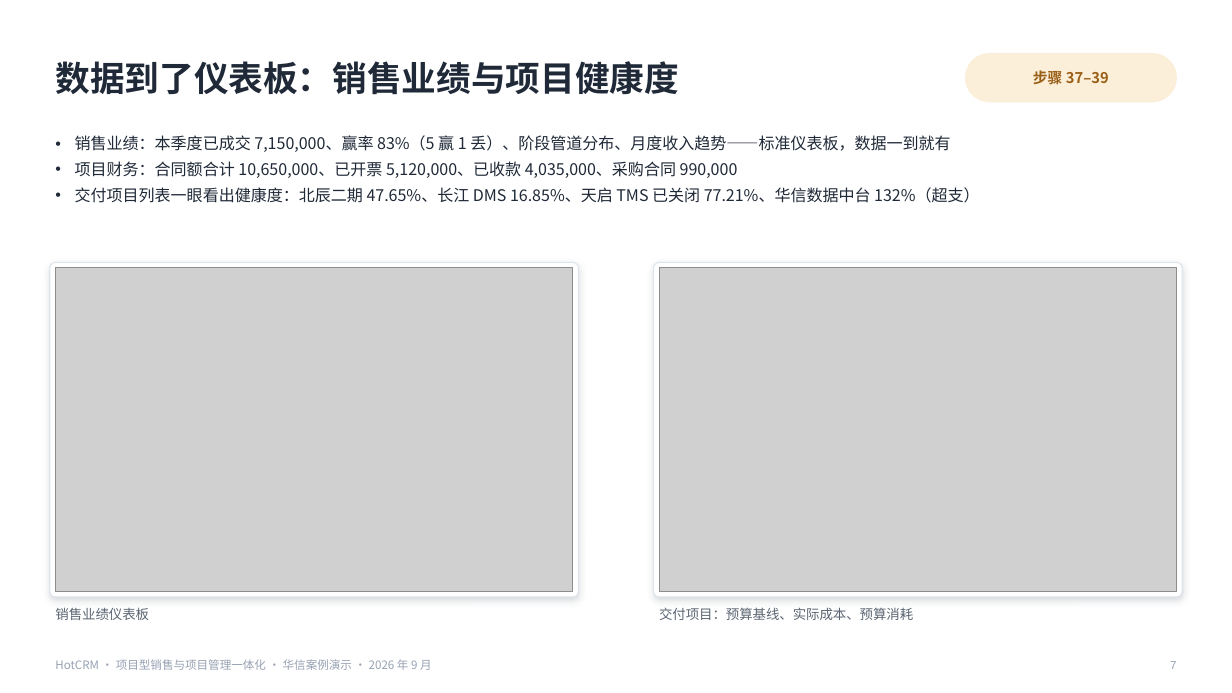
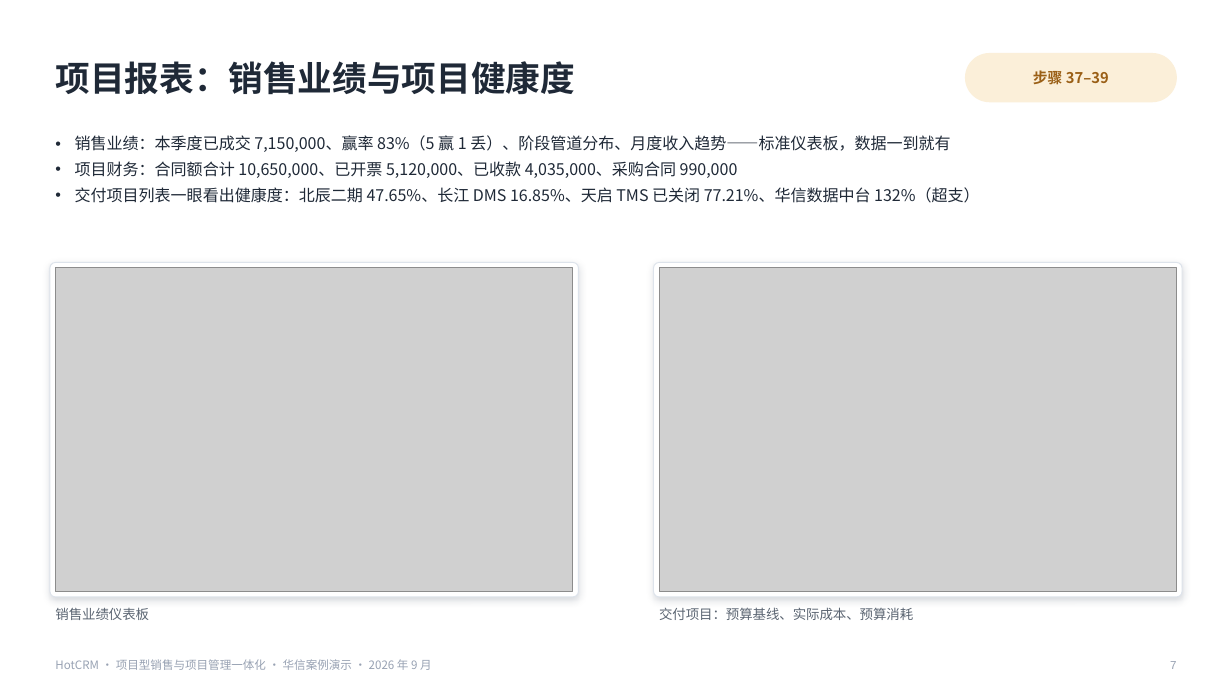
Before and after one commit to sunhaolin/hotcrm, a slide deck: slide 27 of docs/demo/psa-presales/客户汇报-华信案例.pptx (slide 7 before the commit). Drawn at 1232x693 pixels with LibreOffice and Linux fonts; fonts in the diff are those of the drawing; grey boxes stand for pictures. Boxes give left, top, right and bottom in pixels: in the first picture for what was removed or moved away, otherwise in the second. Text is boxed around its words. In the diff, an @@ line names an element or a change of style, - is before the commit and + after.

```diff
--- a/docs/demo/psa-presales/客户汇报-华信案例.pptx
+++ b/docs/demo/psa-presales/客户汇报-华信案例.pptx
@@ text at box(55, 61, 575, 95): text changed @@
-数据到了仪表板：销售业绩与项目健康度
+项目报表：销售业绩与项目健康度
```
Also in this commit, not shown: 5 other slides changed, 2 slides removed, 2 other files.
